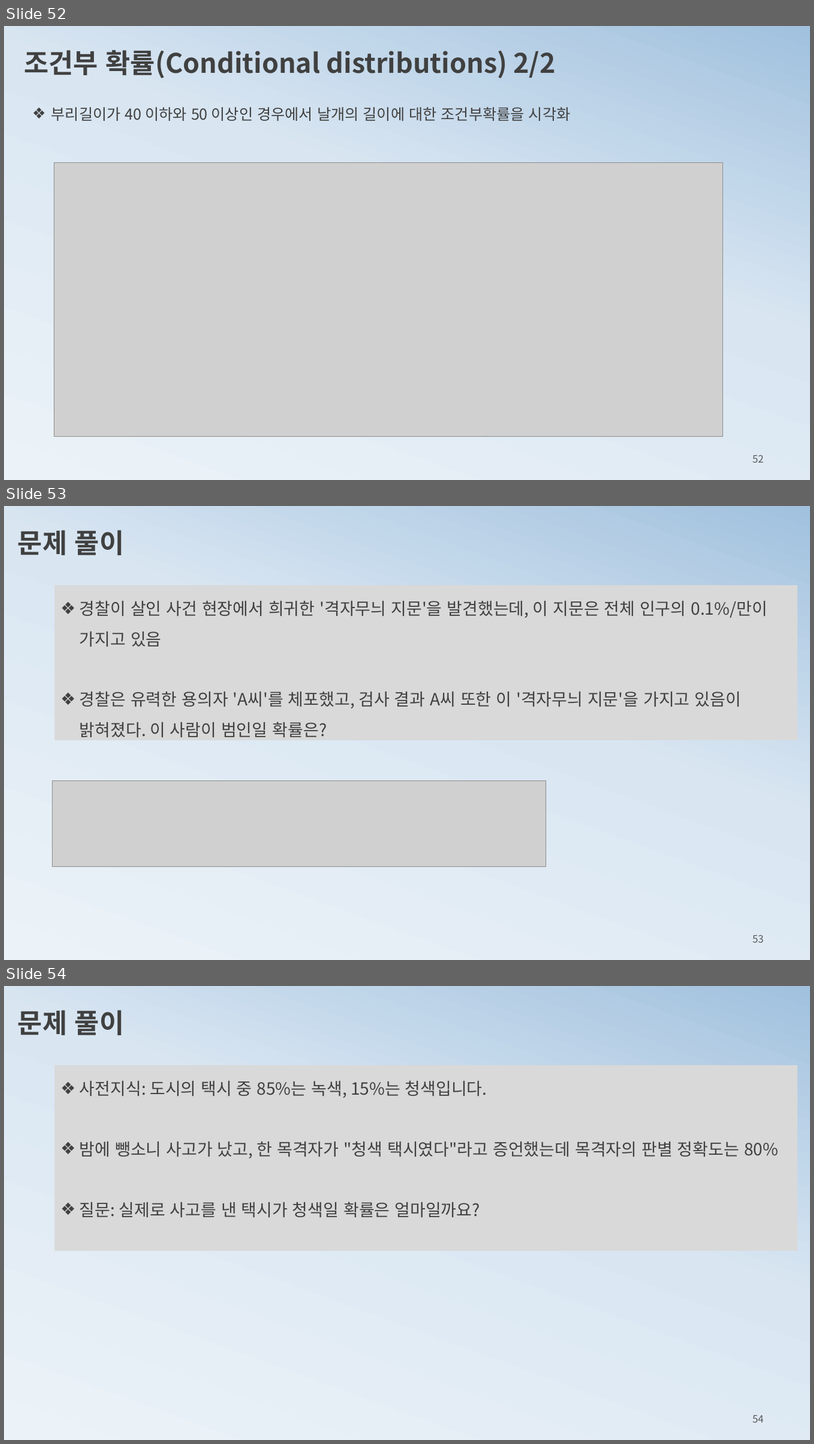
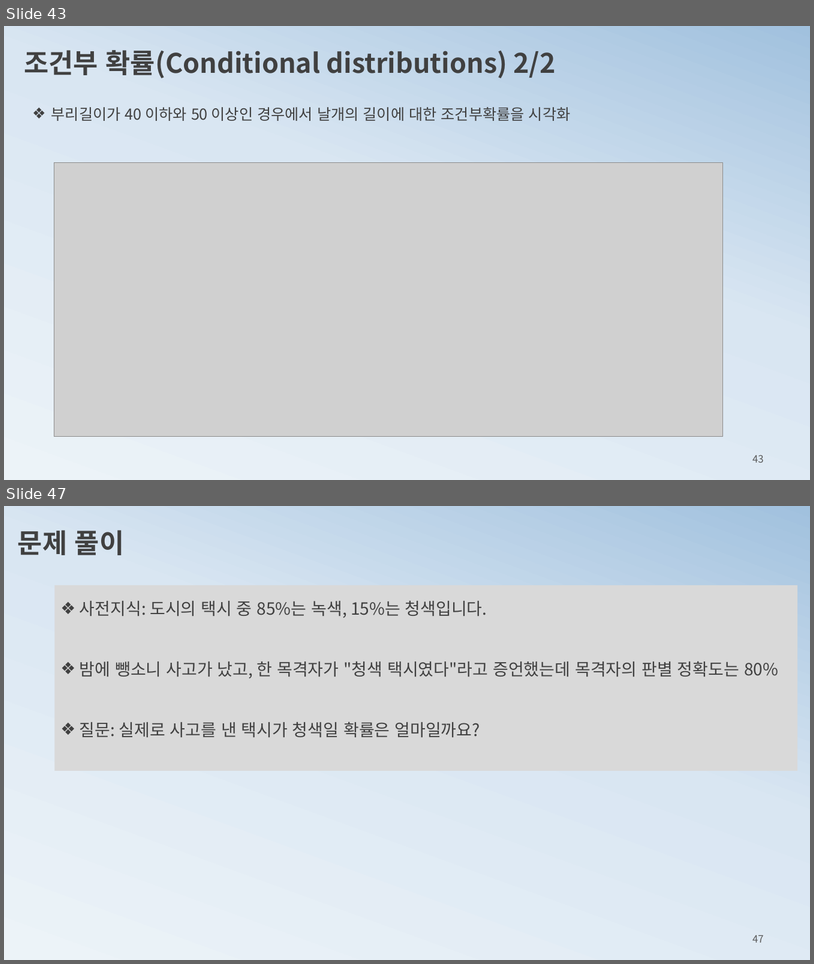
Before and after one commit to ancestor9/mathematics-for-machine-learning, a slide deck: 3_probability theory for machine learning.pptx. Shown one above the other, each under a label of ours: slides 52, 53 and 54 before the commit, slides 43 and 47 after it; the slides between them are not shown. The pictures are 814x1444 and 814x964 pixels, drawn with LibreOffice and Linux fonts; fonts in the diff are those of the drawing; grey boxes stand for pictures. Boxes give left, top, right and bottom in pixels: in the first picture for what was removed or moved away, otherwise in the second. Text is boxed around its words. In the diff, an @@ line names an element or a change of style, - is before the commit and + after.

```diff
--- a/3_probability theory for machine learning.pptx
+++ b/3_probability theory for machine learning.pptx
@@ slide 53 removed at <box>4,506,810,960</box>, background gradient #ECF3F8 to #D9E6F2 to #A1C1DE @@
@@ text removed at <box>18,530,124,555</box> @@
-문제 풀이
@@ rectangle removed at <box>55,585,798,740</box> @@
-❖ 경찰이 살인 사건 현장에서 희귀한 '격자무늬 지문'을 발견했는데, 이 지문은 전체 인구의 0.1%/만이 가지고 있음
-❖ 경찰은 유력한 용의자 'A씨'를 체포했고, 검사 결과 A씨 또한 이 '격자무늬 지문'을 가지고 있음이 밝혀졌다. 이 사람이 범인일 확률은?
@@ picture removed at <box>53,781,546,867</box> @@
@@ page number removed at <box>753,934,764,942</box> @@
-53
@@ what was slide 52 is now slide 43 @@
@@ page number at <box>753,454,764,462</box>: text changed @@
-52
+43
@@ what was slide 54 is now slide 47 @@
@@ page number at <box>753,934,764,942</box>: text changed @@
-54
+47
```
Also in this commit, not shown: 4 slides changed, 1 slide added, 7 other slides removed, 1 other file.
